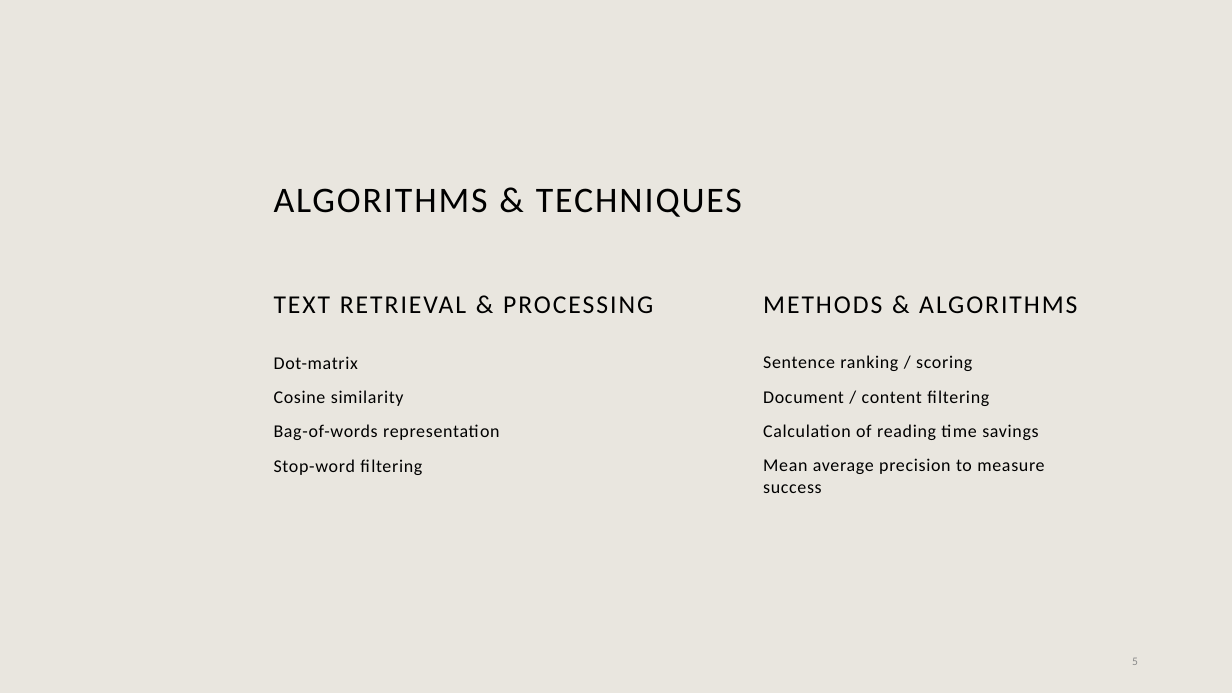
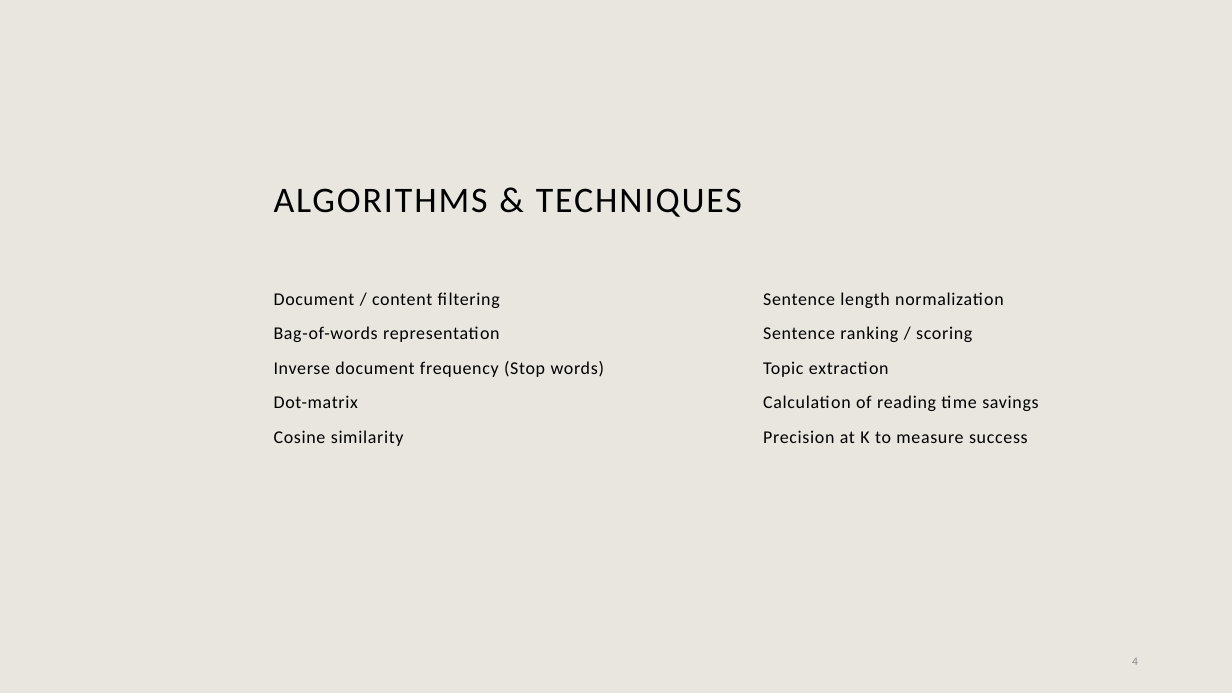
Before and after one commit to devinsburke/CourseProject, a slide deck: slide 4 of Presentation.pptx (slide 5 before the commit). Drawn at 1232x693 pixels with LibreOffice and Linux fonts; fonts in the diff are those of the drawing; background and template pictures are left out. Boxes give left, top, right and bottom in pixels: in the first picture for what was removed or moved away, otherwise in the second. Text is boxed around its words. In the diff, an @@ line names an element or a change of style, - is before the commit and + after.

Commit message:
Presentation

```diff
--- a/Presentation.pptx
+++ b/Presentation.pptx
@@ text "Document / content filtering": place and size @@
-text "Document / content filtering" at (274, 356, 500, 475)
+text "Document / content filtering" at (274, 292, 604, 446)
@@ text at (274, 292, 604, 377): paragraphs added @@
+Document / content filtering
+Bag-of-words representation
+Inverse document frequency (Stop words)
@@ text removed at (274, 296, 653, 313) @@
-TEXT RETRIEVAL & PROCESSING
@@ text "Sentence length normalization": place and size @@
-text "Sentence length normalization" at (763, 355, 1044, 493)
+text "Sentence length normalization" at (763, 292, 1038, 443)
@@ text at (763, 292, 1004, 308): paragraph added @@
+Sentence length normalization
@@ text removed at (763, 296, 1077, 313) @@
-METHODS & ALGORITHMS
@@ text at (763, 361, 889, 377): text changed @@
-Document / content filtering
+Topic extraction
@@ text at (274, 424, 500, 475): paragraphs removed @@
-Bag-of-words representation
-Stop-word filtering
@@ text at (763, 430, 1028, 443): text changed @@
-Mean average precision to measure success
+Precision at K to measure success
@@ page number at (1132, 658, 1138, 665): text changed @@
-5
+4
```
Also in this commit, not shown: 5 other slides changed, 1 slide added, 2 slides removed.
